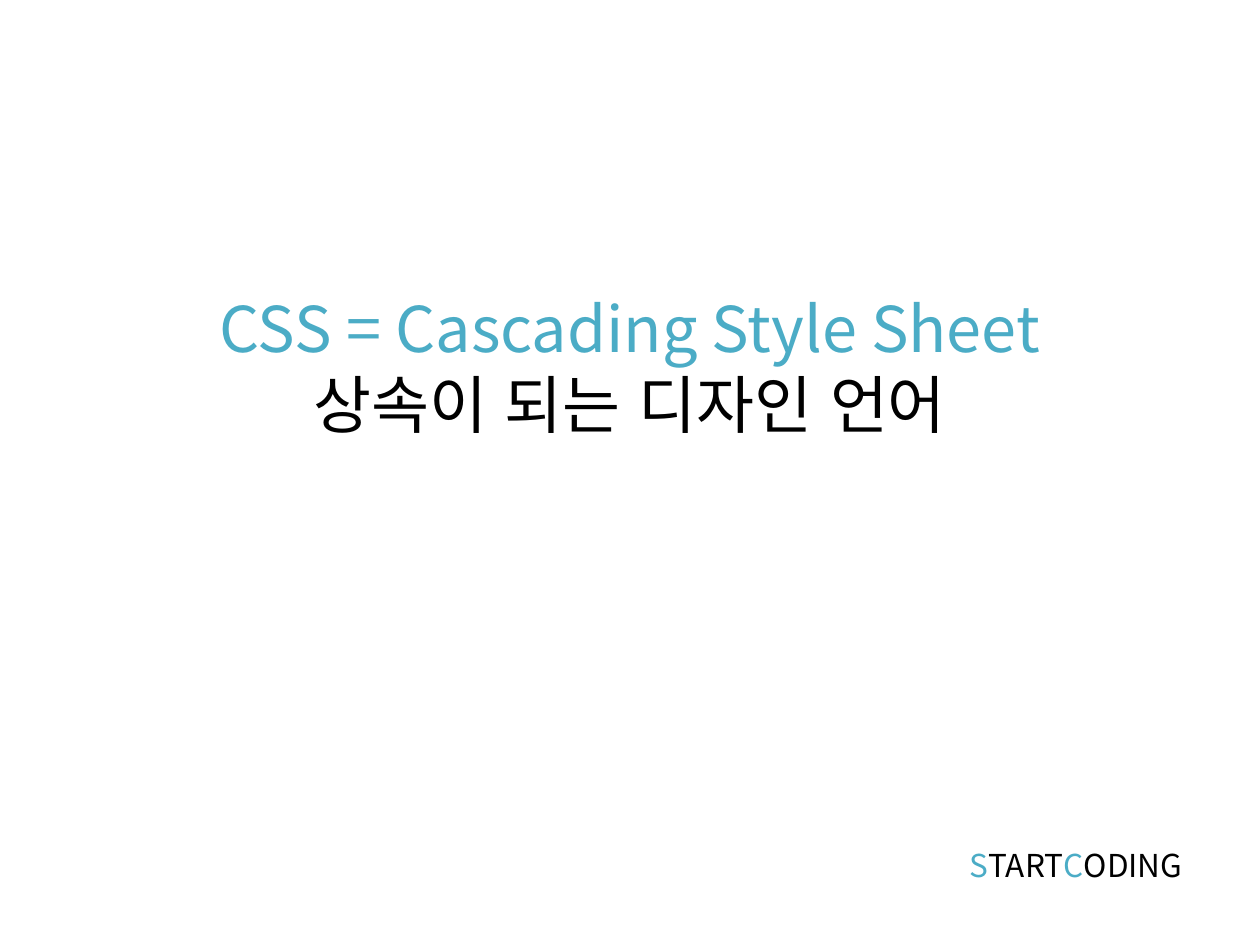
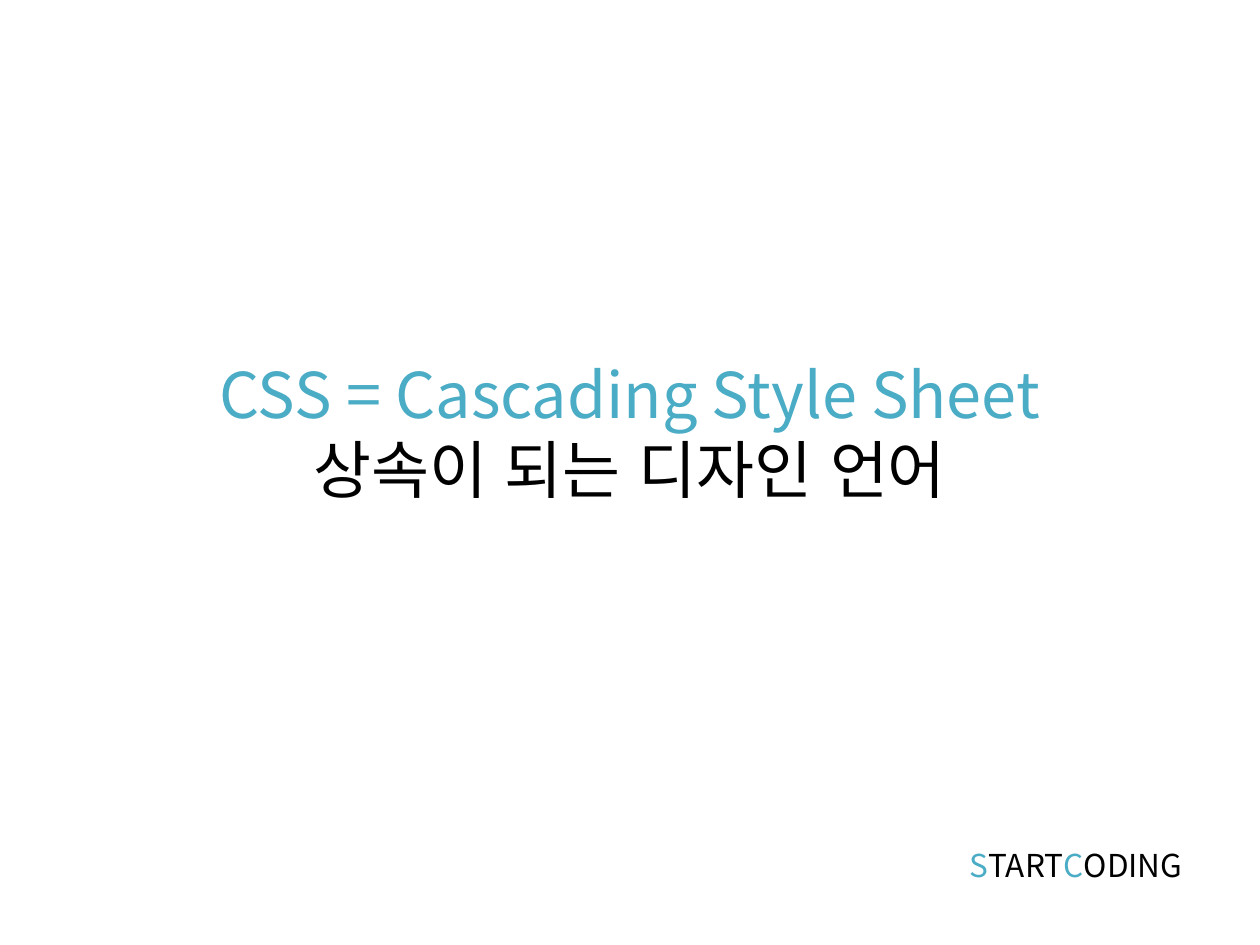
Before and after one commit to kwonkijun/web, a slide deck: slide 3 of 프론트엔드기초(PPT)/CSS3 1강_CSS 기본문법과 HTML 연동.pptx. Drawn at 1260x945 pixels with LibreOffice and Linux fonts; fonts in the diff are those of the drawing. Boxes give left, top, right and bottom in pixels: in the first picture for what was removed or moved away, otherwise in the second. Text is boxed around its words. In the diff, an @@ line names an element or a change of style, - is before the commit and + after.

```diff
--- a/프론트엔드기초(PPT)/CSS3 1강_CSS 기본문법과 HTML 연동.pptx
+++ b/프론트엔드기초(PPT)/CSS3 1강_CSS 기본문법과 HTML 연동.pptx
@@ text "CSS = Cascading Style Sheet": place and size @@
-text "CSS = Cascading Style Sheet" at box(220, 302, 1040, 433)
+text "CSS = Cascading Style Sheet" at box(220, 368, 1040, 498)
```
Also in this commit, not shown: 8 other slides changed, 38 other files.
